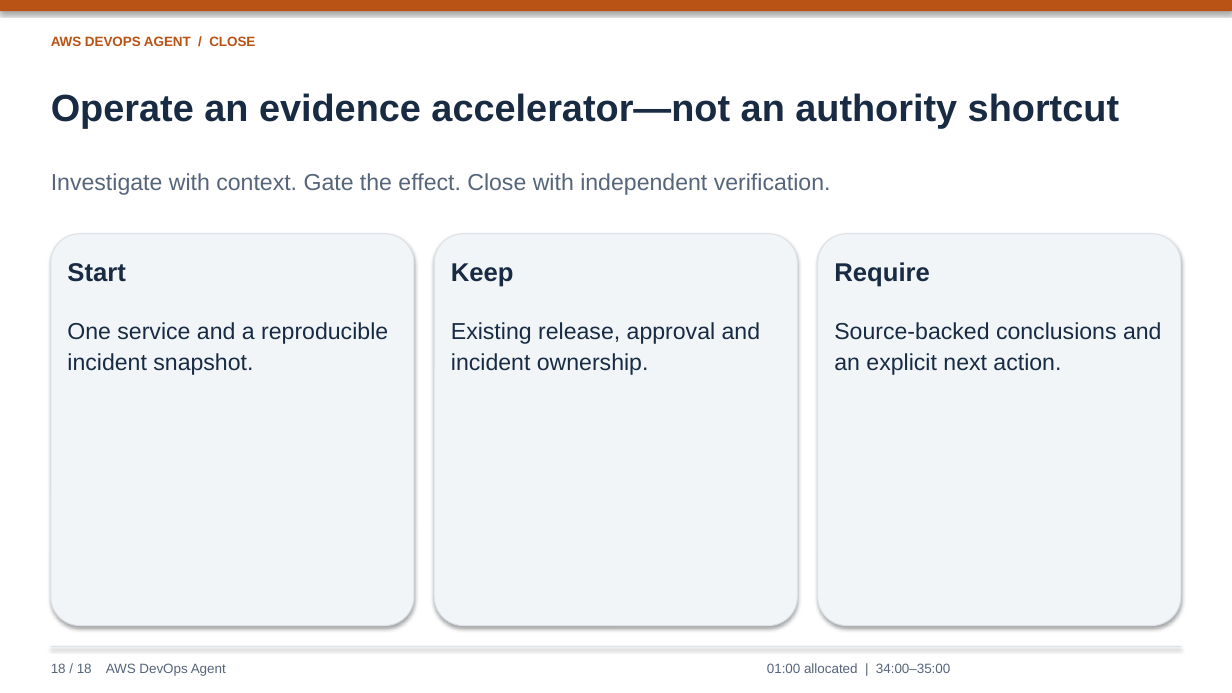
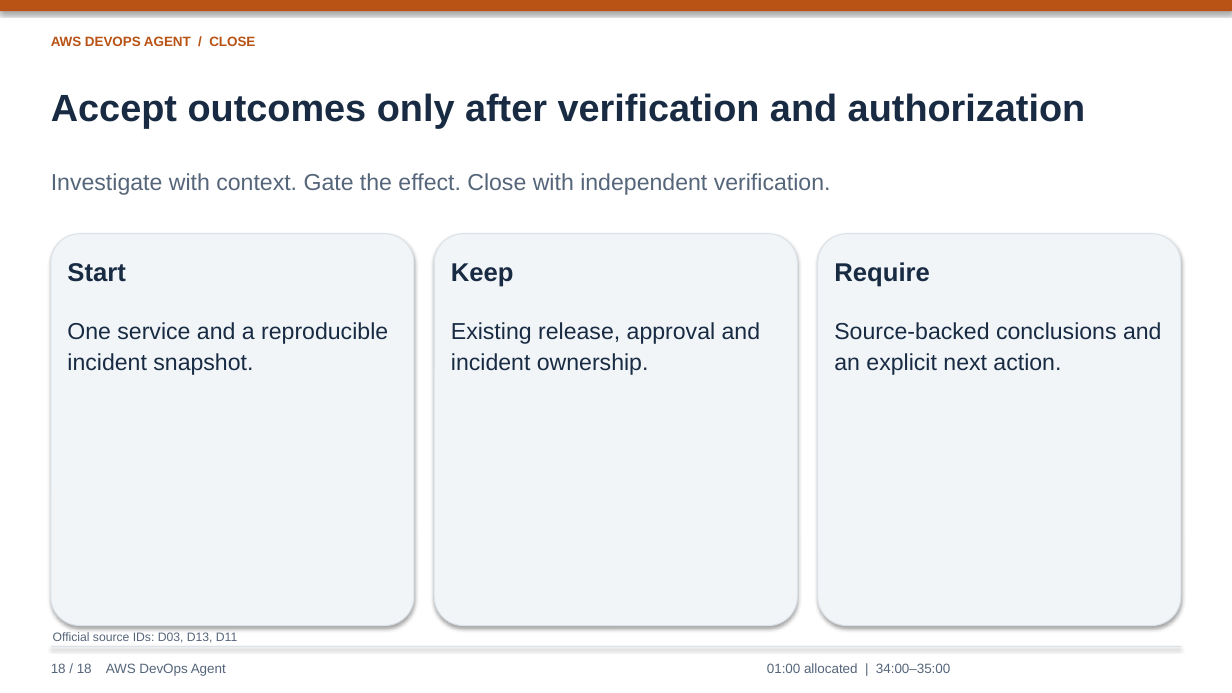
Before and after one commit to lyrel-dev/frontier-agents, a slide deck: slide 18 of presentations/aws-devops-agent-presentation.pptx. Drawn at 1232x693 pixels with LibreOffice and Linux fonts; fonts in the diff are those of the drawing. Boxes give left, top, right and bottom in pixels: in the first picture for what was removed or moved away, otherwise in the second. Text is boxed around its words. In the diff, an @@ line names an element or a change of style, - is before the commit and + after.

```diff
--- a/presentations/aws-devops-agent-presentation.pptx
+++ b/presentations/aws-devops-agent-presentation.pptx
@@ text at [51,93,1085,129]: text changed @@
-Operate an evidence accelerator—not an authority shortcut
+Accept outcomes only after verification and authorization
@@ text added at [53,632,237,643], 9.5 pt, text #55657A @@
+Official source IDs: D03, D13, D11
```
Also in this commit, not shown: 17 other slides changed, 19 slides added.
